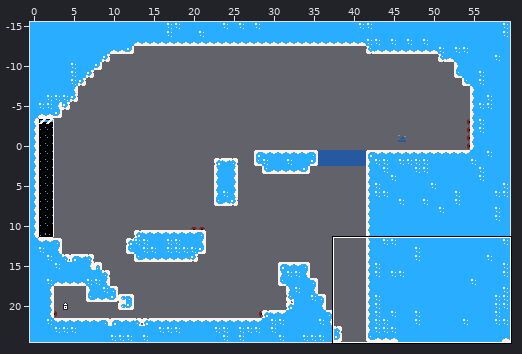
An edit to a level. Tiled map (JSON), res/maps/start.json. The first picture is a wide view before the edit; the outline marks the close-up.
Close-up. Old version:
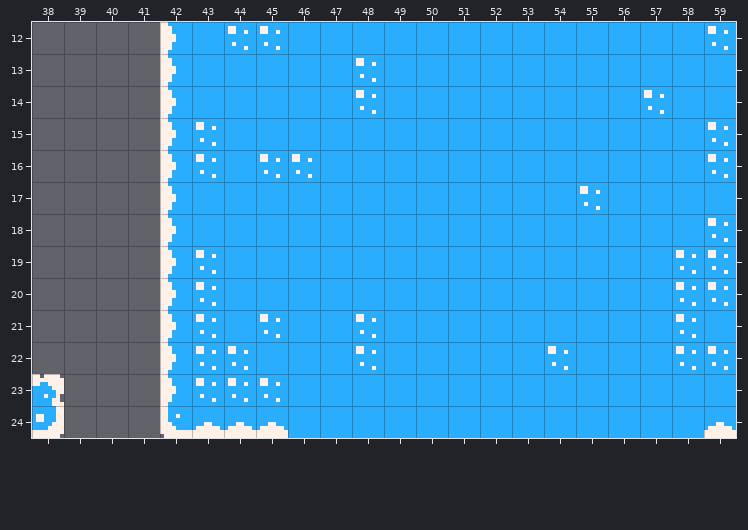
Cells are 8x8 px. Shown: x 38..59, y 12..24. The commit also changed other parts of the map, which this record leaves out. The old version is drawn lined up with the new one.
After:
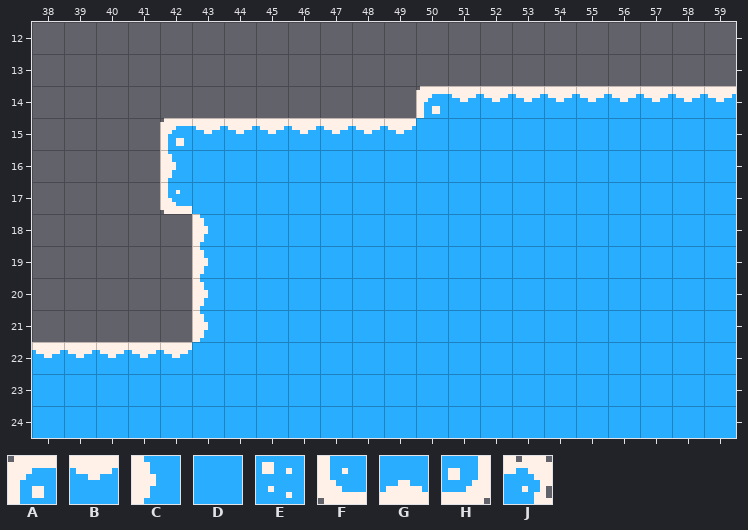
Key: from "tiles": A 0, B 1, C 7, D 8, E 10, F 14, G 15, H 16, J 22.
_ is an empty cell.
Change:
map size 60x40 -> 60x25 cells (old content now starts at 0,-15; both pictures use the new coordinates)
Layer "map":
y 12: x 42..59 CDEEDDDDDDDDDDDDDE -> __________________
y 13: x 42..59 CDDDDDEDDDDDDDDDDD -> __________________
y 14: x 42..59 CDDDDDEDDDDDDDDEDD -> ________ABBBBBBBBB
y 15: x 42..49 CEDDDDDD -> ABBBBBBB; x 59 E -> D
y 16: x 43 E -> D; x 45..46 EE -> DD; x 59 E -> D
y 17: x 42 C -> F; x 55 E -> D
y 18: x 42..43 CD -> _C; x 59 E -> D
y 19..20: x 42..43 CE -> _C; x 58..59 EE -> DD
y 21: x 42..43 CE -> _C; x 45 E -> D; x 48 E -> D; x 58 E -> D
y 22: x 38..44 ____CEE -> BBBBBDD; x 48 E -> D; x 54 E -> D; x 58..59 EE -> DD
y 23: x 38..45 J___CEEE -> DDDDDDDD
y 24: x 38..45 H___FGGG -> DDDDDDDD; x 59 G -> D
Changed places in both close-ups, as pixel boxes (x1, y1, x2, y2):
changed: (32, 22, 736, 438)
